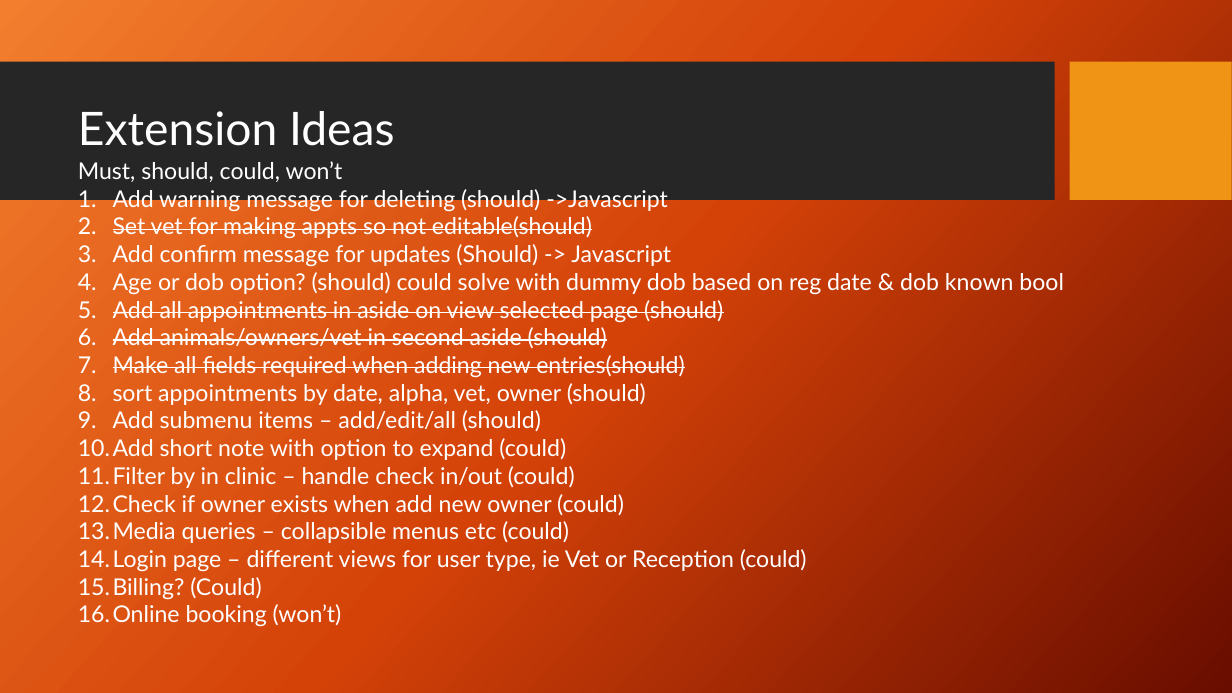
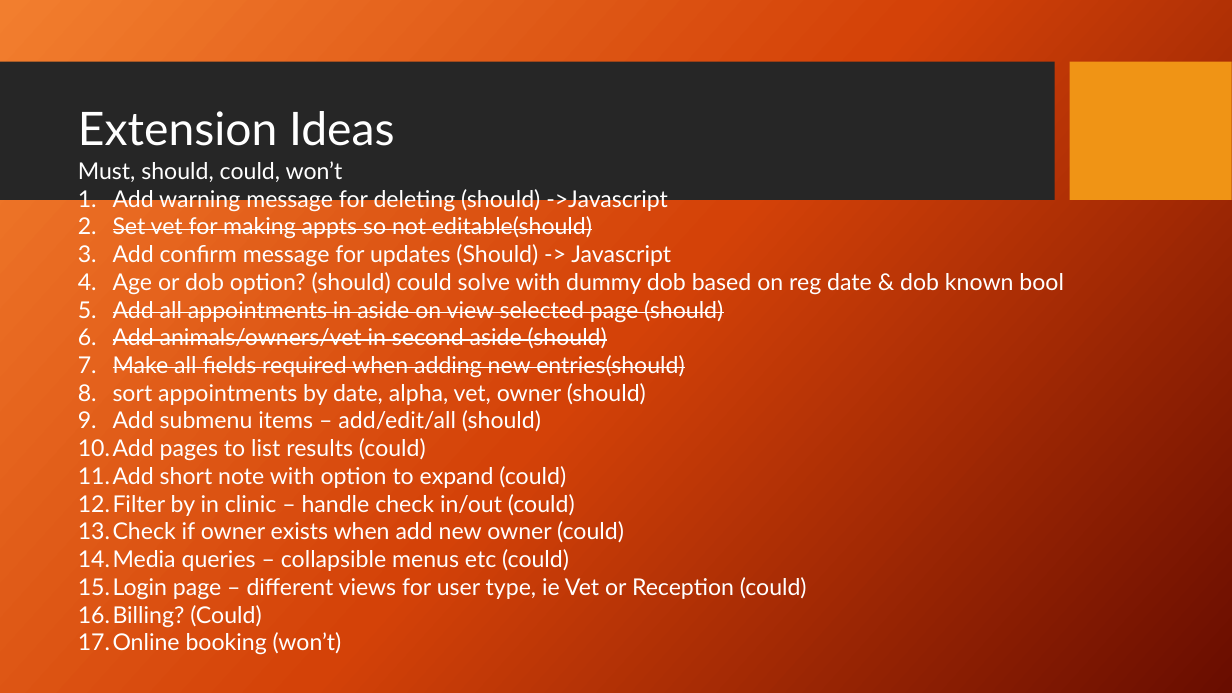
Before and after one commit to Peetfire/Animal_magic, a slide deck: slide 8 of Presentation/Vet Managment.pptx. Drawn at 1232x693 pixels with LibreOffice and Linux fonts; fonts in the diff are those of the drawing; background and template pictures are left out. Boxes give left, top, right and bottom in pixels: in the first picture for what was removed or moved away, otherwise in the second. Text is boxed around its words. In the diff, an @@ line names an element or a change of style, - is before the commit and + after.

```diff
--- a/Presentation/Vet Managment.pptx
+++ b/Presentation/Vet Managment.pptx
@@ text at bbox=[113, 438, 426, 461]: paragraph added @@
+10. Add pages to list results (could)
```
Also in this commit, not shown: 7 other files.
